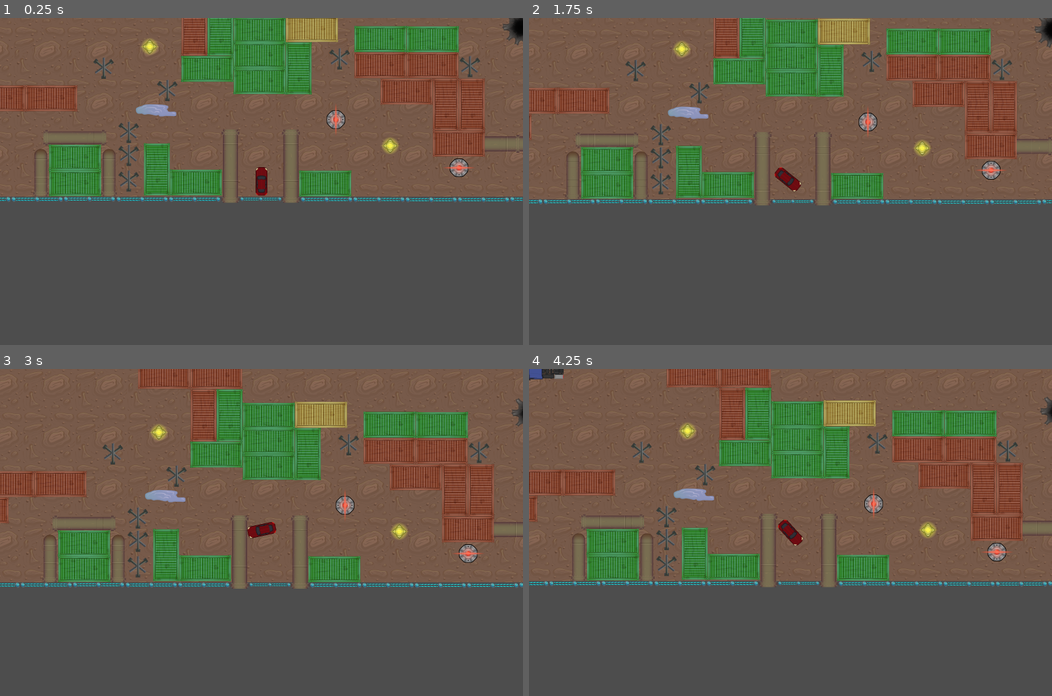
Above: before the commit, frames 1-4 (two rows, left to right).
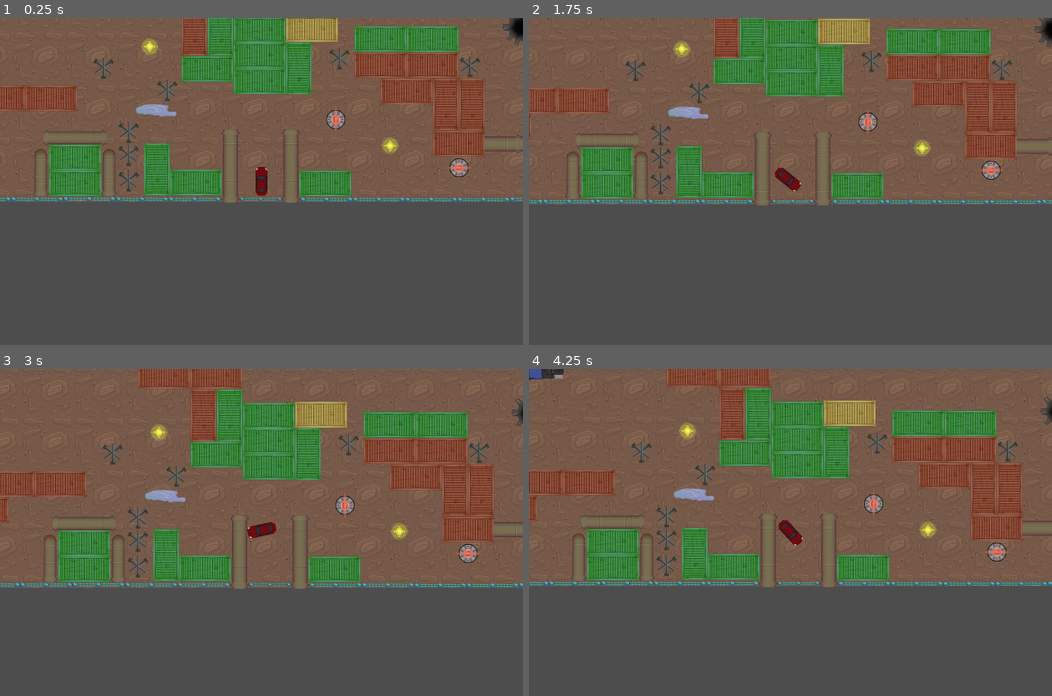
Above: after the commit, the same moments.

Repository: Lennartluber/DriveDeliver
Game: Godot game, scene res://scenes/TestWorld.tscn
Same seed, same stepped clock (60 frames per second), same inputs: the game is played once before the commit and once after it.
Inputs:
- Up to frame 1 (0.25 s): no input
- Up to frame 2 (1.75 s): tap Enter at 0.5 s; hold D (right) 0.53-1.28 s; tap Space (ui_select) at 0.77, 1.25, 1.52 s; hold S (down) from 1.28 s (still down)
- Up to frame 3 (3 s): release S (down) at 2.03 s; hold D (right) 2.03-2.78 s; hold W (up) from 2.78 s (still down)
- Up to frame 4 (4.25 s): tap Space (ui_select) at 3.02, 3.77 s; release W (up) at 3.53 s; hold A (left) from 3.53 s (still down)

The runs differ from the first frame. In frame 1, 0.7% of the frame differs, in the area x 0-100%, y 3-57%; in frame 2, 0.7%; in frame 3, 0.8%, in the area x 0-100%, y 0-67%; in frame 4, 0.8%.

Commit message:
I worked on my map disign

Diff:
--- a/scenes/TestWorld.tscn
+++ b/scenes/TestWorld.tscn
@@ -16,14 +16,20 @@
 [ext_resource type="PackedScene" uid="uid://c8cf8bm2yydqb" path="res://NPC car.tscn" id="14_xm70n"]
 [ext_resource type="Texture2D" uid="uid://c3mr58v7x2dtg" path="res://PNG/Decor_Items/Container_A.png" id="15_ge7yi"]
 [ext_resource type="PackedScene" uid="uid://chdcb07ohipsr" path="res://scenes/blast_hole.tscn" id="16_xdopa"]
+[ext_resource type="Texture2D" uid="uid://b4j4xquudxhjr" path="res://PNG/Decor_Items/Decor_Pipe_B.png" id="17_fgoxv"]
+[ext_resource type="Texture2D" uid="uid://bjgycfisj1nky" path="res://PNG/Decor_Items/Decor_Pipe_A_01.png" id="18_eqd57"]
+[ext_resource type="Texture2D" uid="uid://cj6pksiuv2mkm" path="res://PNG/Decor_Items/Container_D.png" id="19_w5lph"]
+[ext_resource type="Texture2D" uid="uid://bcdtwxy0hlbcj" path="res://PNG/Decor_Items/Container_B.png" id="20_m8urk"]
+[ext_resource type="Texture2D" uid="uid://c68gu33euie41" path="res://PNG/Decor_Items/Decor_Pipe_C_02.png" id="21_3mvhw"]
+[ext_resource type="Texture2D" uid="uid://bpcsetvc7ifi2" path="res://PNG/Decor_Items/Container_C.png" id="22_c8yxe"]
 
 [node name="Node2D" type="Node2D"]
 
 [node name="TextureRect" type="TextureRect" parent="."]
-offset_left = -497.0
-offset_top = -950.0
-offset_right = 2968.0
-offset_bottom = 2700.0
+offset_left = -505.0
+offset_top = -924.0
+offset_right = 2960.0
+offset_bottom = 2726.0
 texture = ExtResource("1_mxtr1")
 stretch_mode = 1
 
@@ -296,9 +302,6 @@
 position = Vector2(-494, 2574)
 rotation = 1.5708
 
-[node name="container" parent="Borders" instance=ExtResource("7_xm70n")]
-position = Vector2(1225, 638)
-
 [node name="container2" parent="Borders" instance=ExtResource("7_xm70n")]
 position = Vector2(1649, 1059)
 
@@ -314,9 +317,6 @@
 [node name="container6" parent="Borders" instance=ExtResource("7_xm70n")]
 position = Vector2(967, 933)
 
-[node name="container7" parent="Borders" instance=ExtResource("7_xm70n")]
-position = Vector2(1224, 933)
-
 [node name="container8" parent="Borders" instance=ExtResource("7_xm70n")]
 position = Vector2(799, 1059)
 
@@ -325,6 +325,9 @@
 
 [node name="container10" parent="Borders" instance=ExtResource("7_xm70n")]
 position = Vector2(564, 1310)
+
+[node name="StaticBody2D" parent="Borders" instance=ExtResource("9_a2f0d")]
+position = Vector2(1225, 638)
 
 [node name="Pipe5" parent="." instance=ExtResource("6_1kh8g")]
 position = Vector2(1373, -836)
@@ -546,6 +549,173 @@
 
 [node name="container10" parent="." instance=ExtResource("7_xm70n")]
 position = Vector2(310, 933)
+
+[node name="ContainerA" type="Sprite2D" parent="."]
+position = Vector2(1223, 933)
+texture = ExtResource("15_ge7yi")
+
+[node name="container11" parent="." instance=ExtResource("7_xm70n")]
+position = Vector2(-231, 1311)
+
+[node name="container12" parent="." instance=ExtResource("7_xm70n")]
+position = Vector2(-420, 1376)
+rotation = 1.5708
+
+[node name="container13" parent="." instance=ExtResource("7_xm70n")]
+position = Vector2(2682, 1314)
+
+[node name="container14" parent="." instance=ExtResource("7_xm70n")]
+position = Vector2(2872, 1378)
+rotation = 1.5708
+
+[node name="StaticBody2D19" parent="." instance=ExtResource("9_a2f0d")]
+position = Vector2(1225, 511)
+
+[node name="StaticBody2D20" parent="." instance=ExtResource("9_a2f0d")]
+position = Vector2(970, 576)
+
+[node name="StaticBody2D21" parent="." instance=ExtResource("9_a2f0d")]
+position = Vector2(1480, 575)
+
+[node name="container15" parent="." instance=ExtResource("7_xm70n")]
+position = Vector2(310, 805)
+
+[node name="container16" parent="." instance=ExtResource("7_xm70n")]
+position = Vector2(310, 677)
+
+[node name="container17" parent="." instance=ExtResource("7_xm70n")]
+position = Vector2(310, 550)
+
+[node name="container18" parent="." instance=ExtResource("7_xm70n")]
+position = Vector2(310, 423)
+
+[node name="container19" parent="." instance=ExtResource("7_xm70n")]
+position = Vector2(2142, 808)
+
+[node name="container20" parent="." instance=ExtResource("7_xm70n")]
+position = Vector2(2142, 681)
+
+[node name="container21" parent="." instance=ExtResource("7_xm70n")]
+position = Vector2(2142, 554)
+
+[node name="container22" parent="." instance=ExtResource("7_xm70n")]
+position = Vector2(2142, 427)
+
+[node name="StaticBody2D22" parent="." instance=ExtResource("9_a2f0d")]
+position = Vector2(1140, 1310)
+rotation = 1.5708
+
+[node name="StaticBody2D23" parent="." instance=ExtResource("9_a2f0d")]
+position = Vector2(1270, 1383)
+rotation = 1.5708
+
+[node name="container23" parent="." instance=ExtResource("7_xm70n")]
+position = Vector2(2319, 173)
+
+[node name="container24" parent="." instance=ExtResource("7_xm70n")]
+position = Vector2(2220, 300)
+
+[node name="container25" parent="." instance=ExtResource("7_xm70n")]
+position = Vector2(2405, 46)
+
+[node name="container26" parent="." instance=ExtResource("7_xm70n")]
+position = Vector2(2805, -82)
+
+[node name="container27" parent="." instance=ExtResource("7_xm70n")]
+position = Vector2(2549, -82)
+
+[node name="container28" parent="." instance=ExtResource("7_xm70n")]
+position = Vector2(231, 297)
+
+[node name="container29" parent="." instance=ExtResource("7_xm70n")]
+position = Vector2(133, 171)
+
+[node name="container30" parent="." instance=ExtResource("7_xm70n")]
+position = Vector2(47, 45)
+
+[node name="container31" parent="." instance=ExtResource("7_xm70n")]
+position = Vector2(-100, -81)
+
+[node name="container32" parent="." instance=ExtResource("7_xm70n")]
+position = Vector2(-354, -81)
+
+[node name="DecorPipeB" type="Sprite2D" parent="."]
+position = Vector2(93, 929)
+scale = Vector2(0.7, 0.7)
+texture = ExtResource("17_fgoxv")
+
+[node name="DecorPipeB2" type="Sprite2D" parent="."]
+position = Vector2(-86, 929)
+scale = Vector2(0.7, 0.7)
+texture = ExtResource("17_fgoxv")
+
+[node name="DecorPipeB3" type="Sprite2D" parent="."]
+position = Vector2(-265, 929)
+scale = Vector2(0.7, 0.7)
+texture = ExtResource("17_fgoxv")
+
+[node name="DecorPipeA01" type="Sprite2D" parent="."]
+position = Vector2(-399, 929)
+scale = Vector2(0.7, 0.7)
+texture = ExtResource("18_eqd57")
+
+[node name="CzechHdgehogA3" type="Sprite2D" parent="."]
+position = Vector2(-312, 1192)
+scale = Vector2(0.5, 0.5)
+texture = ExtResource("12_82ue1")
+
+[node name="CzechHdgehogA4" type="Sprite2D" parent="."]
+position = Vector2(-418, 1187)
+scale = Vector2(0.5, 0.5)
+texture = ExtResource("12_82ue1")
+
+[node name="CzechHdgehogA5" type="Sprite2D" parent="."]
+position = Vector2(-210, 1192)
+scale = Vector2(0.5, 0.5)
+texture = ExtResource("12_82ue1")
+
+[node name="ContainerD" type="Sprite2D" parent="."]
+position = Vector2(-353, 1050)
+texture = ExtResource("19_w5lph")
+
+[node name="ContainerD2" type="Sprite2D" parent="."]
+position = Vector2(-96, 1050)
+texture = ExtResource("19_w5lph")
+
+[node name="ContainerB" type="Sprite2D" parent="."]
+position = Vector2(-417, 747)
+rotation = 1.5708
+texture = ExtResource("20_m8urk")
+
+[node name="CzechHdgehogA6" type="Sprite2D" parent="."]
+position = Vector2(-302, 838)
+scale = Vector2(0.5, 0.5)
+texture = ExtResource("12_82ue1")
+
+[node name="CzechHdgehogA7" type="Sprite2D" parent="."]
+position = Vector2(-168, 839)
+scale = Vector2(0.5, 0.5)
+texture = ExtResource("12_82ue1")
+
+[node name="DecorPipeB4" type="Sprite2D" parent="."]
+position = Vector2(-266, 724)
+scale = Vector2(0.7, 0.7)
+texture = ExtResource("17_fgoxv")
+
+[node name="DecorPipeC02" type="Sprite2D" parent="."]
+position = Vector2(-132, 724)
+scale = Vector2(0.7, 0.7)
+texture = ExtResource("21_3mvhw")
+
+[node name="ContainerC" type="Sprite2D" parent="."]
+position = Vector2(120, 756)
+rotation = 1.5708
+texture = ExtResource("22_c8yxe")
+
+[node name="ContainerC2" type="Sprite2D" parent="."]
+position = Vector2(-7, 756)
+rotation = 1.5708
+texture = ExtResource("22_c8yxe")
 
 [connection signal="body_entered" from="spikes" to="car" method="_on_spikes_body_entered"]
 [connection signal="body_entered" from="spikes2" to="car" method="_on_spikes_2_body_entered"]
Not shown: 1 places in scenes/TestWorld.tscn that only renumber resources
